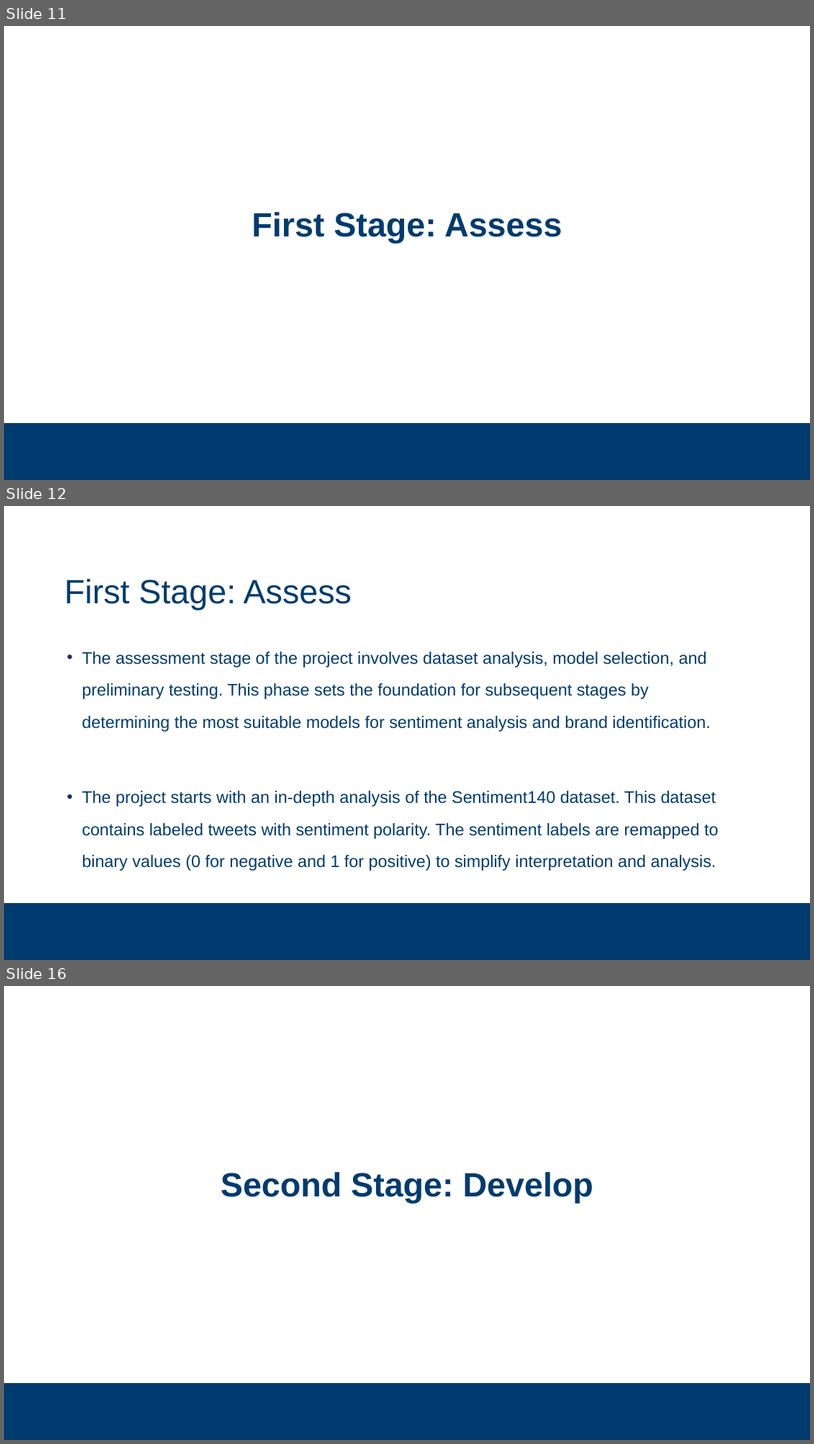
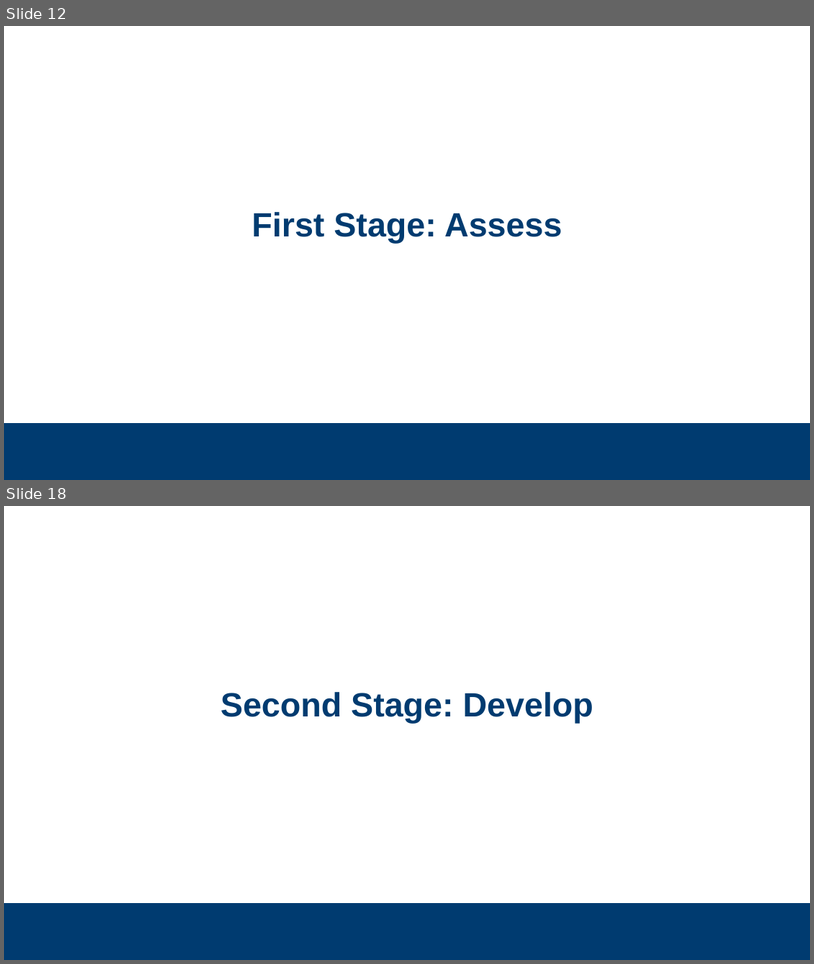
Before and after one commit to subsystem3/project, a slide deck: Final-Project-Team-2.pptx. Shown one above the other, each under a label of ours: slides 11, 12 and 16 before the commit, slides 12 and 18 after it; the slides between them are not shown. The pictures are 814x1444 and 814x964 pixels, drawn with LibreOffice and Linux fonts; fonts in the diff are those of the drawing; background and template pictures are left out. Boxes give left, top, right and bottom in pixels: in the first picture for what was removed or moved away, otherwise in the second. Text is boxed around its words. In the diff, an @@ line names an element or a change of style, - is before the commit and + after.

```diff
--- a/Final-Project-Team-2.pptx
+++ b/Final-Project-Team-2.pptx
@@ slide 12 removed at (x1=4, y1=506, x2=810, y2=960), background #FFFFFF; not listed: 1 template element that a slide beside it also shows @@
@@ title removed at (x1=64, y1=579, x2=352, y2=610) @@
-First Stage: Assess
@@ text removed at (x1=82, y1=651, x2=718, y2=870) @@
-  • The assessment stage of the project involves dataset analysis, model selection, and preliminary testing. This phase sets the foundation for subsequent stages by determining the most suitable models for sentiment analysis and brand identification.
-  • The project starts with an in-depth analysis of the Sentiment140 dataset. This dataset contains labeled tweets with sentiment polarity. The sentiment labels are remapped to binary values (0 for negative and 1 for positive) to simplify interpretation and analysis.
@@ what was slide 11 is now slide 12 @@
@@ what was slide 16 is now slide 18 @@
```
Also in this commit, not shown: 11 slides changed, 14 slides added, 8 other slides removed.
